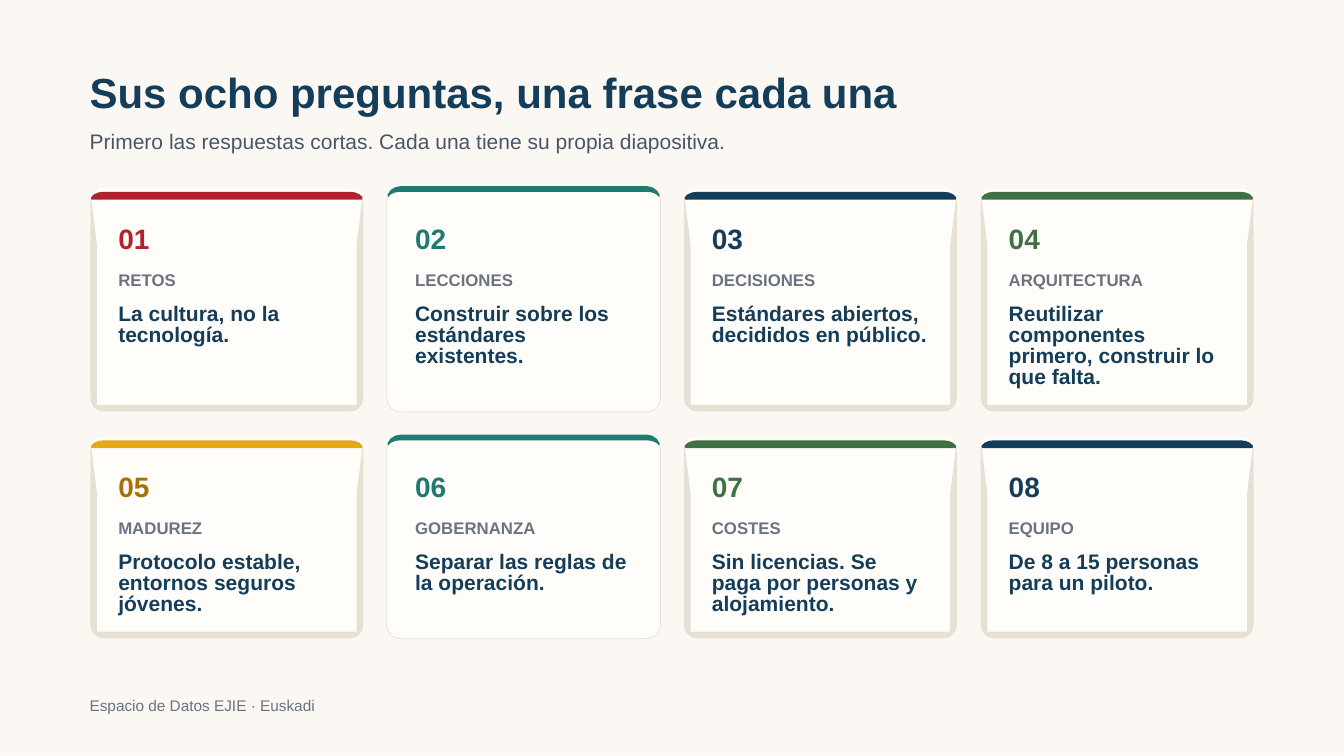
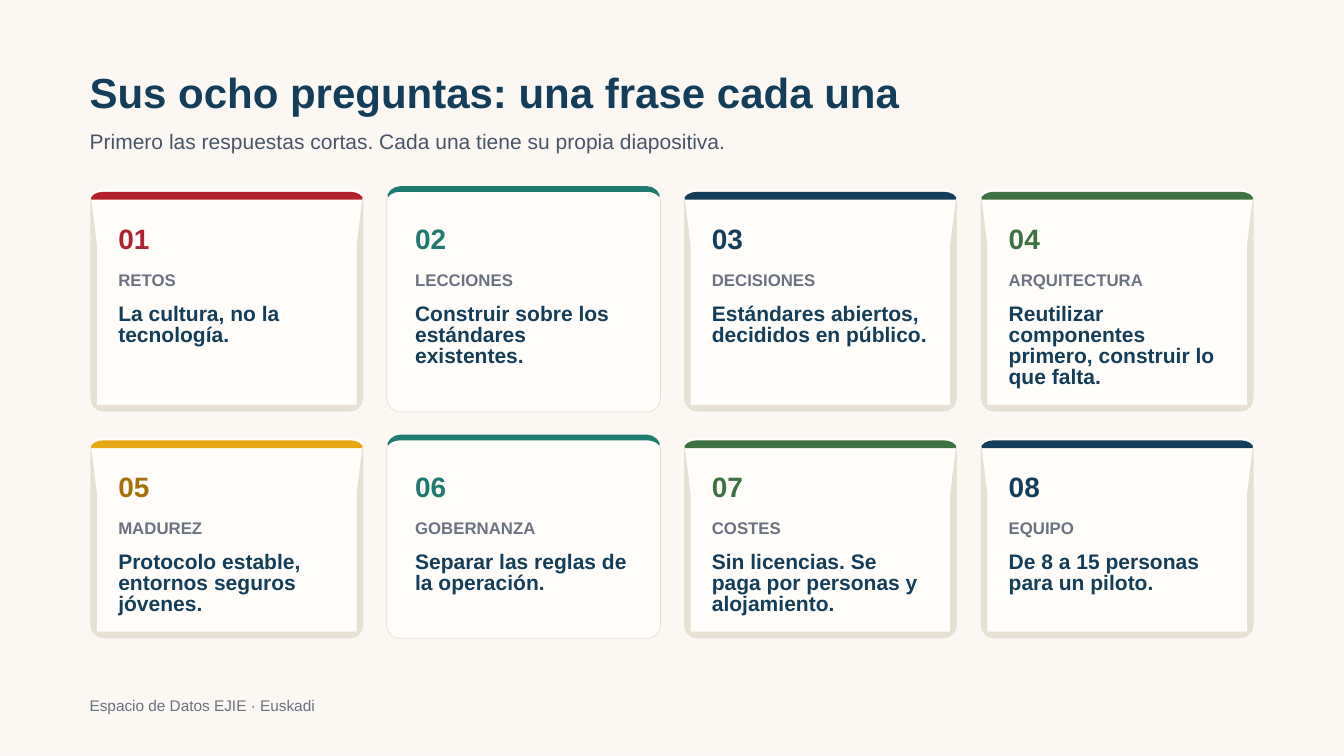
Before and after one commit to ma3u/MinimumViableHealthDataspacev2, a slide deck: slide 2 of docs/demos/euskadi-ejie-2026-es.pptx. Drawn at 1344x756 pixels with LibreOffice and Linux fonts; fonts in the diff are those of the drawing. Boxes give left, top, right and bottom in pixels: in the first picture for what was removed or moved away, otherwise in the second. Text is boxed around its words. In the diff, an @@ line names an element or a change of style, - is before the commit and + after.

```diff
--- a/docs/demos/euskadi-ejie-2026-es.pptx
+++ b/docs/demos/euskadi-ejie-2026-es.pptx
@@ text at (x1=90, y1=77, x2=899, y2=116): text changed @@
-Sus ocho preguntas, una frase cada una
+Sus ocho preguntas: una frase cada una
```
Also in this commit, not shown: 18 other slides changed, 11 other files.
